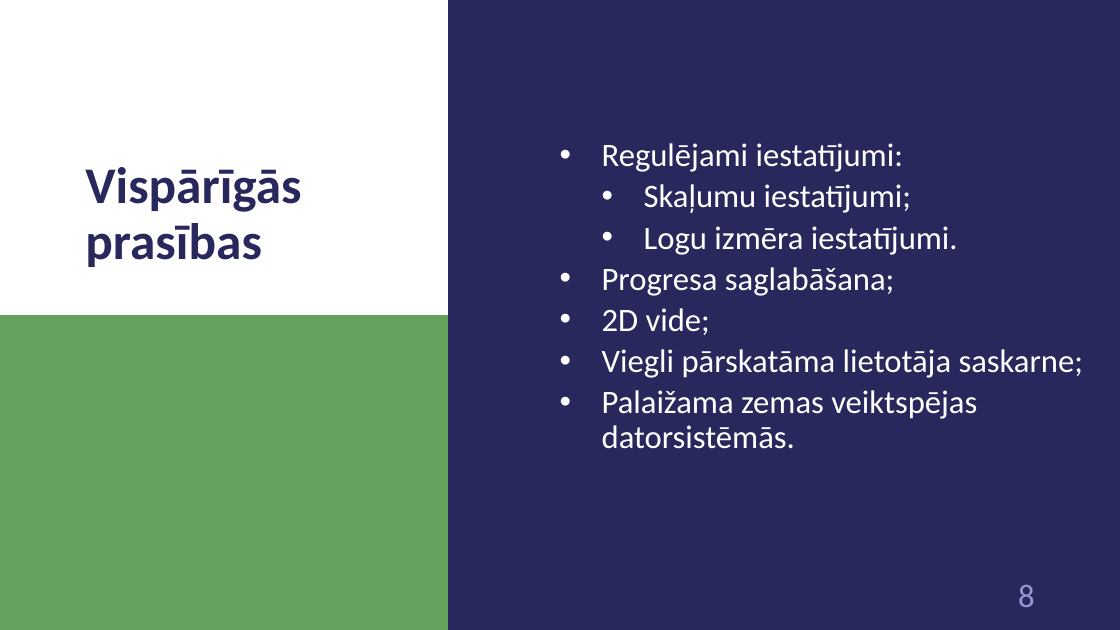
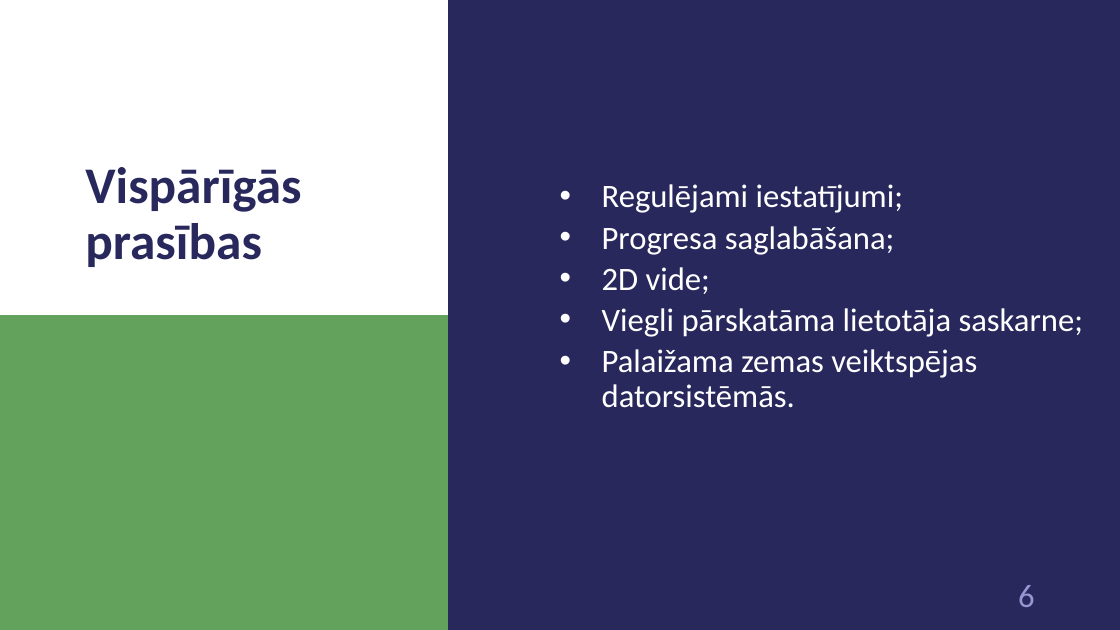
Before and after one commit to 1ivyatan/drumstalotajs, a slide deck: slide 6 of Documentation/Prezentācija.pptx (slide 8 before the commit). Drawn at 1120x630 pixels with LibreOffice and Linux fonts; fonts in the diff are those of the drawing. Boxes give left, top, right and bottom in pixels: in the first picture for what was removed or moved away, otherwise in the second. Text is boxed around its words. In the diff, an @@ line names an element or a change of style, - is before the commit and + after.

```diff
--- a/Documentation/Prezentācija.pptx
+++ b/Documentation/Prezentācija.pptx
@@ text at bbox=[602, 184, 903, 213]: text changed @@
-  • Regulējami iestatījumi:
-    • Skaļumu iestatījumi;
-    • Logu izmēra iestatījumi.
+  • Regulējami iestatījumi;
@@ page number at bbox=[1018, 585, 1035, 607]: text changed @@
-8
+6
```
Also in this commit, not shown: 6 other slides changed, 26 slides removed.
